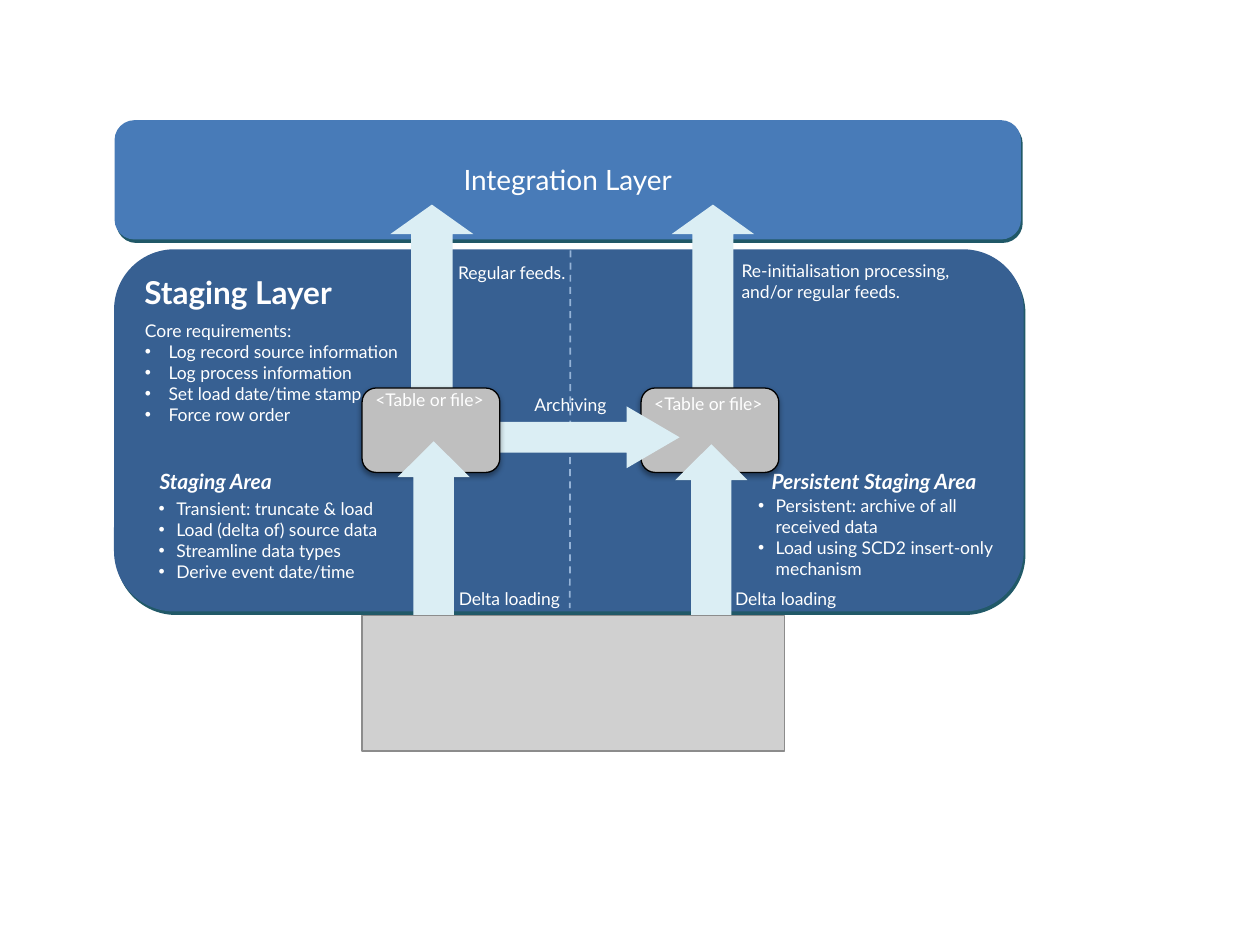
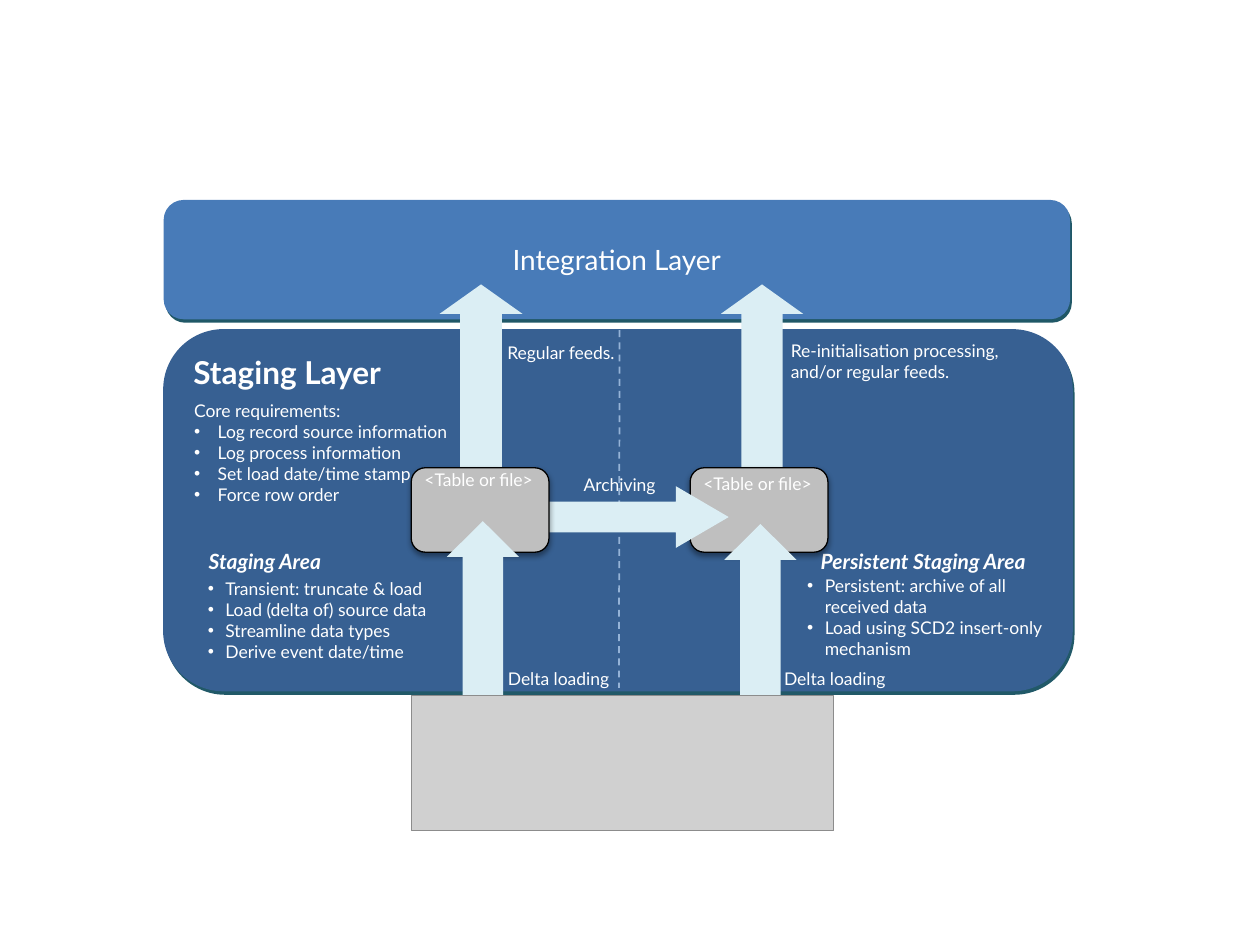
Before and after one commit to data-solution-automation-engine/data-solution-framework, a slide deck: slide 5 of 9000_Images/Images.pptx (slide 2 before the commit). Drawn at 1260x945 pixels with LibreOffice and Linux fonts; fonts in the diff are those of the drawing; grey boxes stand for pictures. Boxes give left, top, right and bottom in pixels: in the first picture for what was removed or moved away, otherwise in the second. Text is boxed around its words. In the diff, an @@ line names an element or a change of style, - is before the commit and + after.

```diff
--- a/9000_Images/Images.pptx
+++ b/9000_Images/Images.pptx
@@ 12 texts, 5 up arrows, 4 rounded rectangles, 1 picture, 1 line: place and size @@
-12 texts, 5 up arrows, 4 rounded rectangles, 1 picture, 1 line at bbox=[115, 120, 1024, 751]
+12 texts, 5 up arrows, 4 rounded rectangles, 1 picture, 1 line at bbox=[163, 200, 1072, 830]
```
Also in this commit, not shown: 2 other slides changed, 1 slide added, 1 slide removed.
